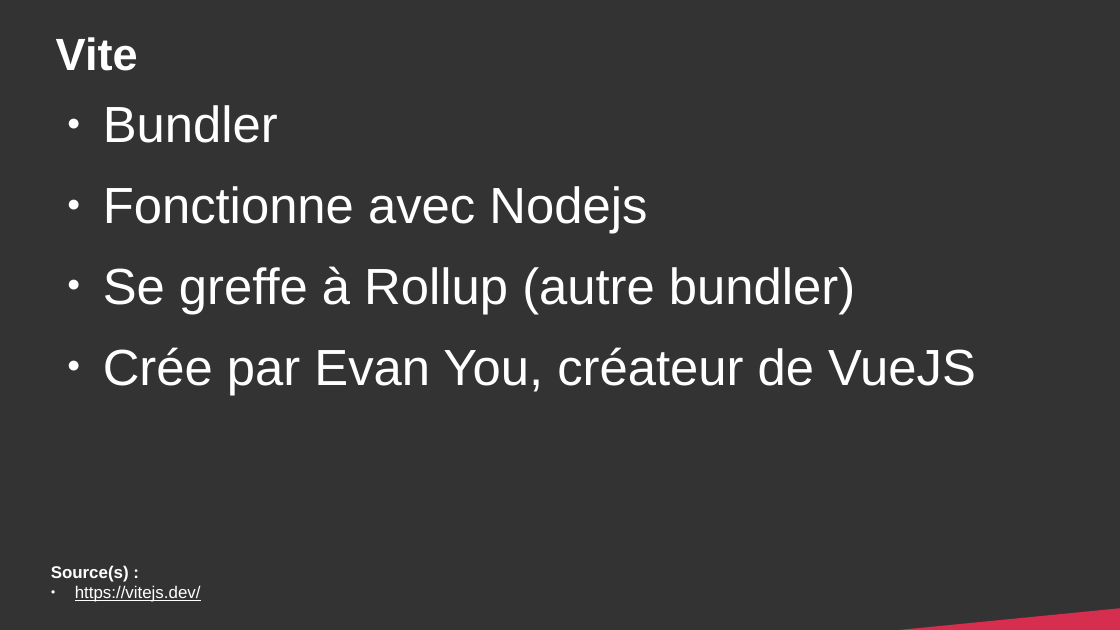
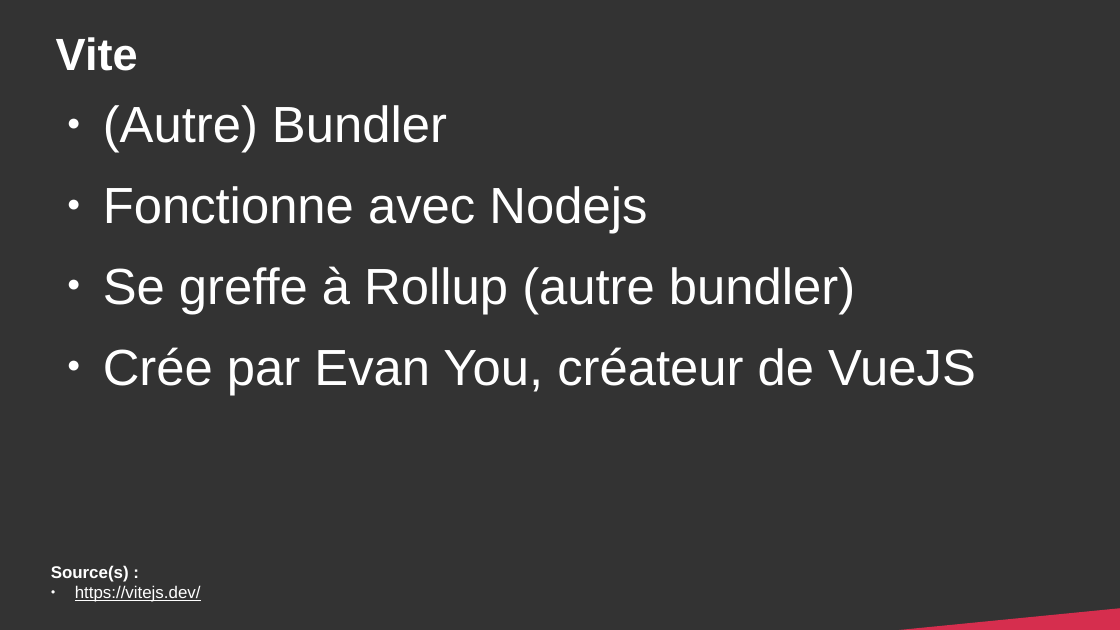
Before and after one commit to DanYellow/cours, a slide deck: slide 13 of developpement-front-s5/travaux-pratiques/numero-4/presentation.odp. Drawn at 1120x630 pixels with LibreOffice and Linux fonts; fonts in the diff are those of the drawing. Boxes give left, top, right and bottom in pixels: in the first picture for what was removed or moved away, otherwise in the second. Text is boxed around its words. In the diff, an @@ line names an element or a change of style, - is before the commit and + after.

```diff
--- a/developpement-front-s5/travaux-pratiques/numero-4/presentation.odp
+++ b/developpement-front-s5/travaux-pratiques/numero-4/presentation.odp
@@ text at bbox=[103, 105, 447, 153]: text changed @@
-● Bundler
+● (Autre) Bundler
```
Also in this commit, not shown: 4 other slides changed, 1 slide added, 1 slide removed, 2 other files.
